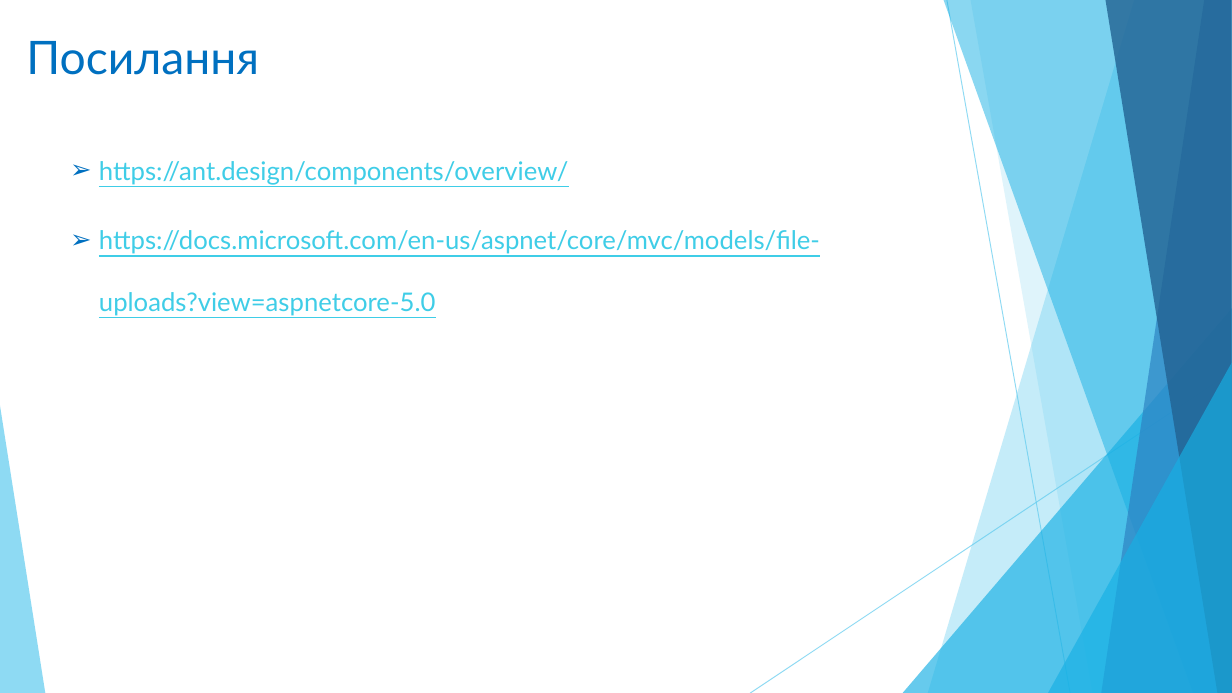
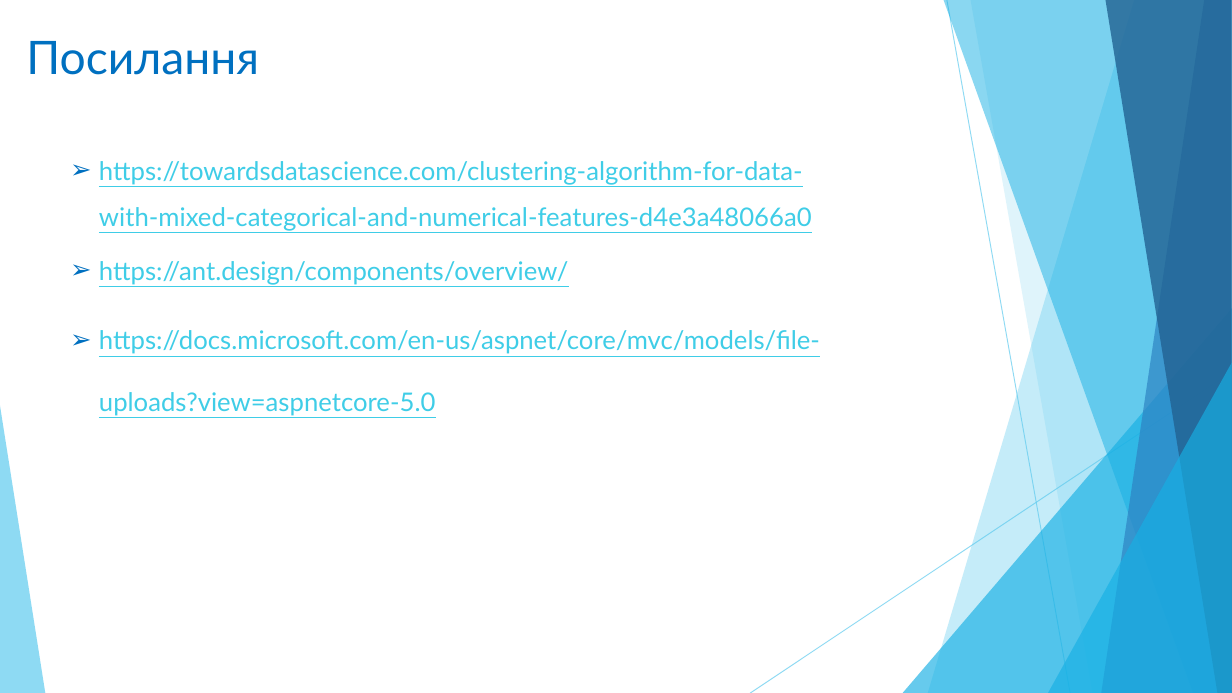
Before and after one commit to zelo2000/Xema, a slide deck: slide 12 of Documents/Presentation_1.pptx (slide 10 before the commit). Drawn at 1232x693 pixels with LibreOffice and Linux fonts; fonts in the diff are those of the drawing. Boxes give left, top, right and bottom in pixels: in the first picture for what was removed or moved away, otherwise in the second. Text is boxed around its words. In the diff, an @@ line names an element or a change of style, - is before the commit and + after.

Commit message:
Update presentation

```diff
--- a/Documents/Presentation_1.pptx
+++ b/Documents/Presentation_1.pptx
@@ text at (x1=99, y1=161, x2=812, y2=231): paragraph added @@
+➢ https://towardsdatascience.com/clustering-algorithm-for-data-with-mixed-categorical-and-numerical-features-d4e3a48066a0
```
Also in this commit, not shown: 1 other slide changed, 2 slides added.
